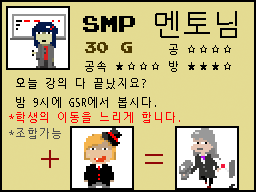
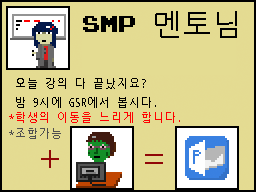
Layer changes from the first (256, 192) image to the second:
added layer "레이어 13" above "오늘 강의 다 끝났지요? 밤 9시에 GSR에서 봅시다." over [85, 42, 231, 72]
added layer "레이어 12" above "레이어 9" over [179, 128, 235, 188]
added layer "레이어 11" above "레이어 8" over [76, 128, 122, 188]
